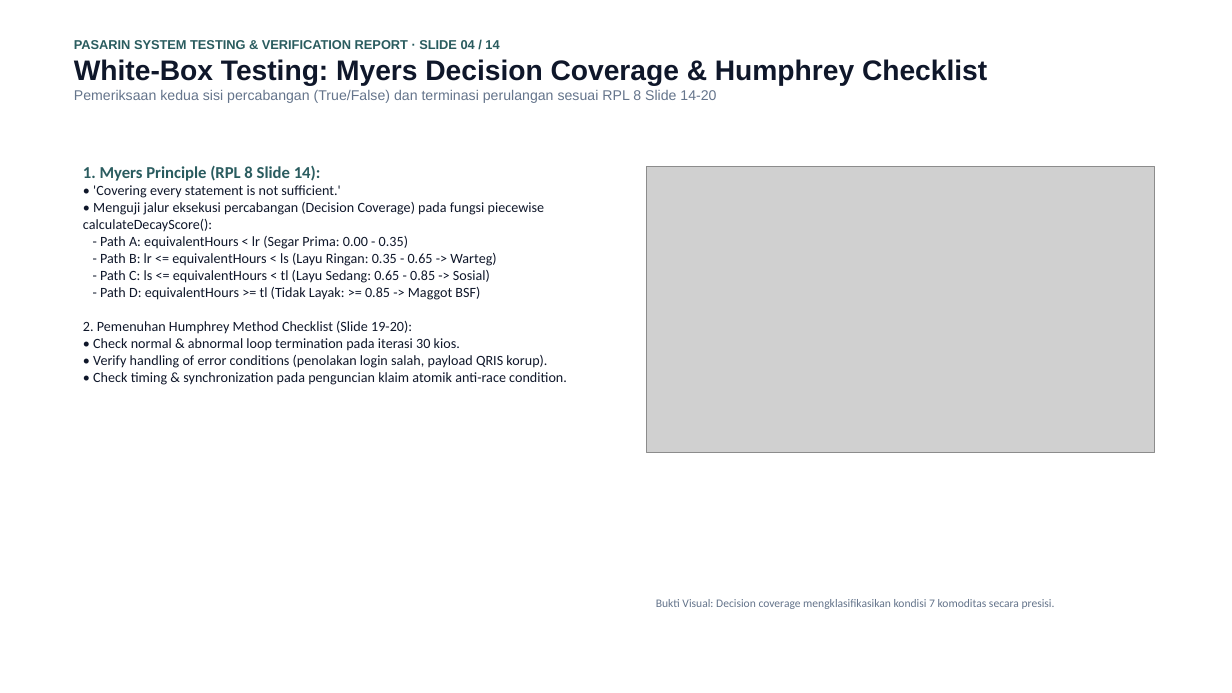
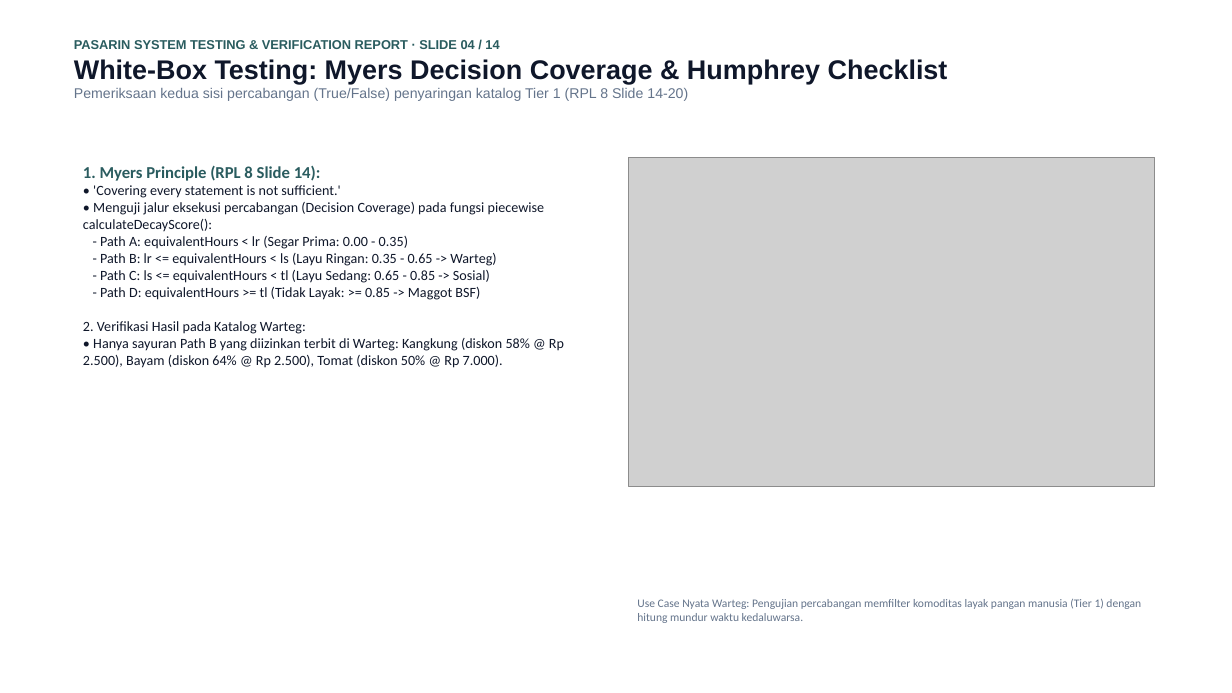
Before and after one commit to mrshlaf/pasarin, a slide deck: slide 4 of LAPORAN_PENGUJIAN_DAN_VERIFIKASI_SISTEM_PASARIN.pptx. Drawn at 1232x693 pixels with LibreOffice and Linux fonts; fonts in the diff are those of the drawing; grey boxes stand for pictures. Boxes give left, top, right and bottom in pixels: in the first picture for what was removed or moved away, otherwise in the second. Text is boxed around its words. In the diff, an @@ line names an element or a change of style, - is before the commit and + after.

Commit message:
docs(presentation): update PPTX and PDF with real web use-case screenshots across all roles

```diff
--- a/LAPORAN_PENGUJIAN_DAN_VERIFIKASI_SISTEM_PASARIN.pptx
+++ b/LAPORAN_PENGUJIAN_DAN_VERIFIKASI_SISTEM_PASARIN.pptx
@@ text at (74, 59, 948, 84): size 22 to 21 pt in "White-Box Testing: Myers Decision Coverage & Humphrey ..." @@
@@ text at (74, 88, 688, 101): text changed @@
-Pemeriksaan kedua sisi percabangan (True/False) dan terminasi perulangan sesuai RPL 8 Slide 14-20
+Pemeriksaan kedua sisi percabangan (True/False) penyaringan katalog Tier 1 (RPL 8 Slide 14-20)
@@ picture: place and size @@
-picture at (647, 166, 1155, 452)
+picture at (628, 157, 1155, 486)
@@ text at (83, 185, 564, 368): text changed @@
-• 'Covering every statement is not sufficient.'
-• Menguji jalur eksekusi percabangan (Decision Coverage) pada fungsi piecewise calculateDecayScore():
-- Path A: equivalentHours < lr (Segar Prima: 0.00 - 0.35)
-- Path B: lr <= equivalentHours < ls (Layu Ringan: 0.35 - 0.65 -> Warteg)
-- Path C: ls <= equivalentHours < tl (Layu Sedang: 0.65 - 0.85 -> Sosial)
-- Path D: equivalentHours >= tl (Tidak Layak: >= 0.85 -> Maggot BSF)
-2. Pemenuhan Humphrey Method Checklist (Slide 19-20):
-• Check normal & abnormal loop termination pada iterasi 30 kios.
-• Verify handling of error conditions (penolakan login salah, payload QRIS korup).
-• Check timing & synchronization pada penguncian klaim atomik anti-race condition.
+• 'Covering every statement is not sufficient.'
+• Menguji jalur eksekusi percabangan (Decision Coverage) pada fungsi piecewise calculateDecayScore():
+- Path A: equivalentHours < lr (Segar Prima: 0.00 - 0.35)
+- Path B: lr <= equivalentHours < ls (Layu Ringan: 0.35 - 0.65 -> Warteg)
+- Path C: ls <= equivalentHours < tl (Layu Sedang: 0.65 - 0.85 -> Sosial)
+- Path D: equivalentHours >= tl (Tidak Layak: >= 0.85 -> Maggot BSF)
+2. Verifikasi Hasil pada Katalog Warteg:
+• Hanya sayuran Path B yang diizinkan terbit di Warteg: Kangkung (diskon 58% @ Rp 2.500), Bayam (diskon 64% @ Rp 2.500), Tomat (diskon 50% @ Rp 7.000).
@@ text at (637, 599, 1141, 623): text changed @@
-Bukti Visual: Decision coverage mengklasifikasikan kondisi 7 komoditas secara presisi.
+Use Case Nyata Warteg: Pengujian percabangan memfilter komoditas layak pangan manusia (Tier 1) dengan hitung mundur waktu kedaluwarsa.
```
Also in this commit, not shown: 10 other slides changed, 3 slides added, 3 slides removed, 15 other files.
